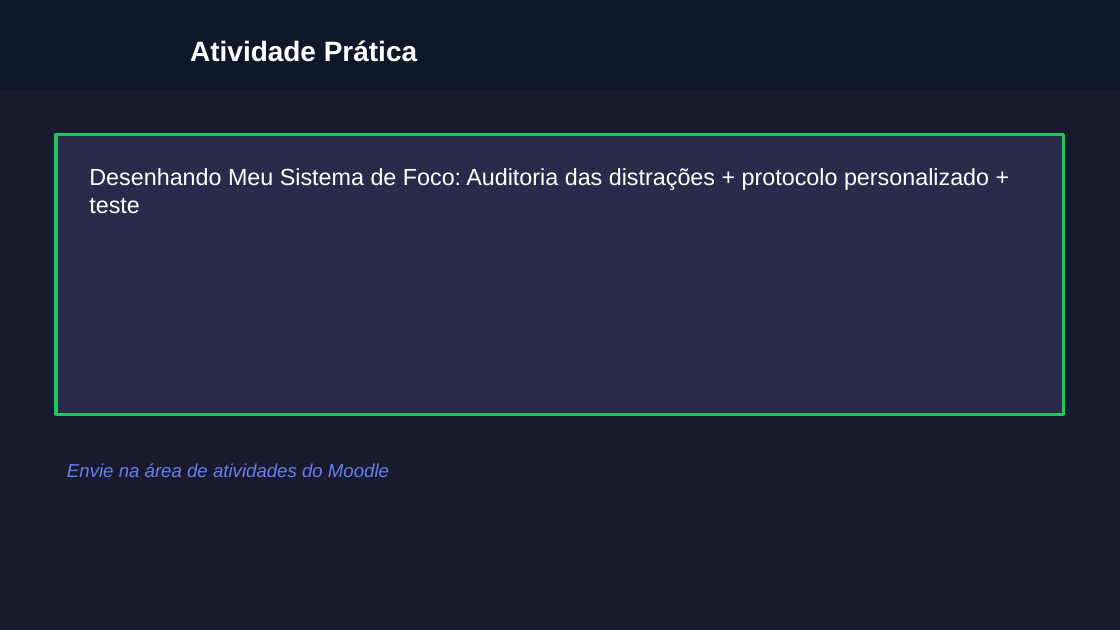
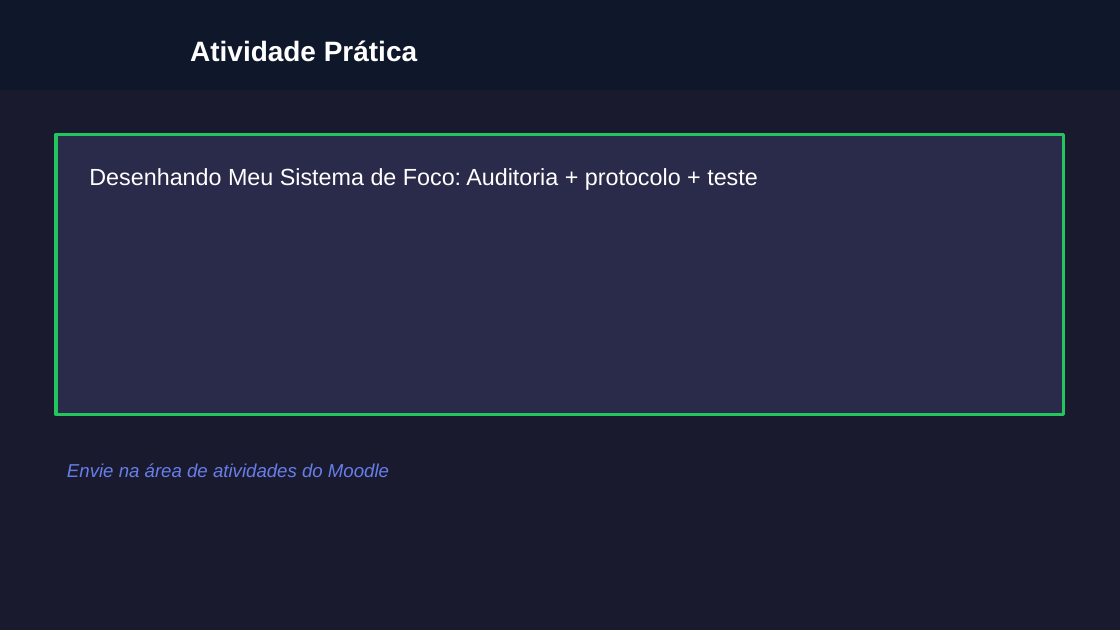
Before and after one commit to almirmeira/educa-com-talento, a slide deck: slide 8 of apresentacoes/foco-produtividade/aula-05-equilibrio-estavel.pptx. Drawn at 1120x630 pixels with LibreOffice and Linux fonts; fonts in the diff are those of the drawing; grey boxes stand for pictures; background and template pictures are left out. Boxes give left, top, right and bottom in pixels: in the first picture for what was removed or moved away, otherwise in the second. Text is boxed around its words. In the diff, an @@ line names an element or a change of style, - is before the commit and + after.

```diff
--- a/apresentacoes/foco-produtividade/aula-05-equilibrio-estavel.pptx
+++ b/apresentacoes/foco-produtividade/aula-05-equilibrio-estavel.pptx
@@ text at (x1=89, y1=168, x2=758, y2=190): text changed @@
-Desenhando Meu Sistema de Foco: Auditoria das distrações + protocolo personalizado + teste
+Desenhando Meu Sistema de Foco: Auditoria + protocolo + teste
```
Also in this commit, not shown: 3 other slides changed, 27 other files.
